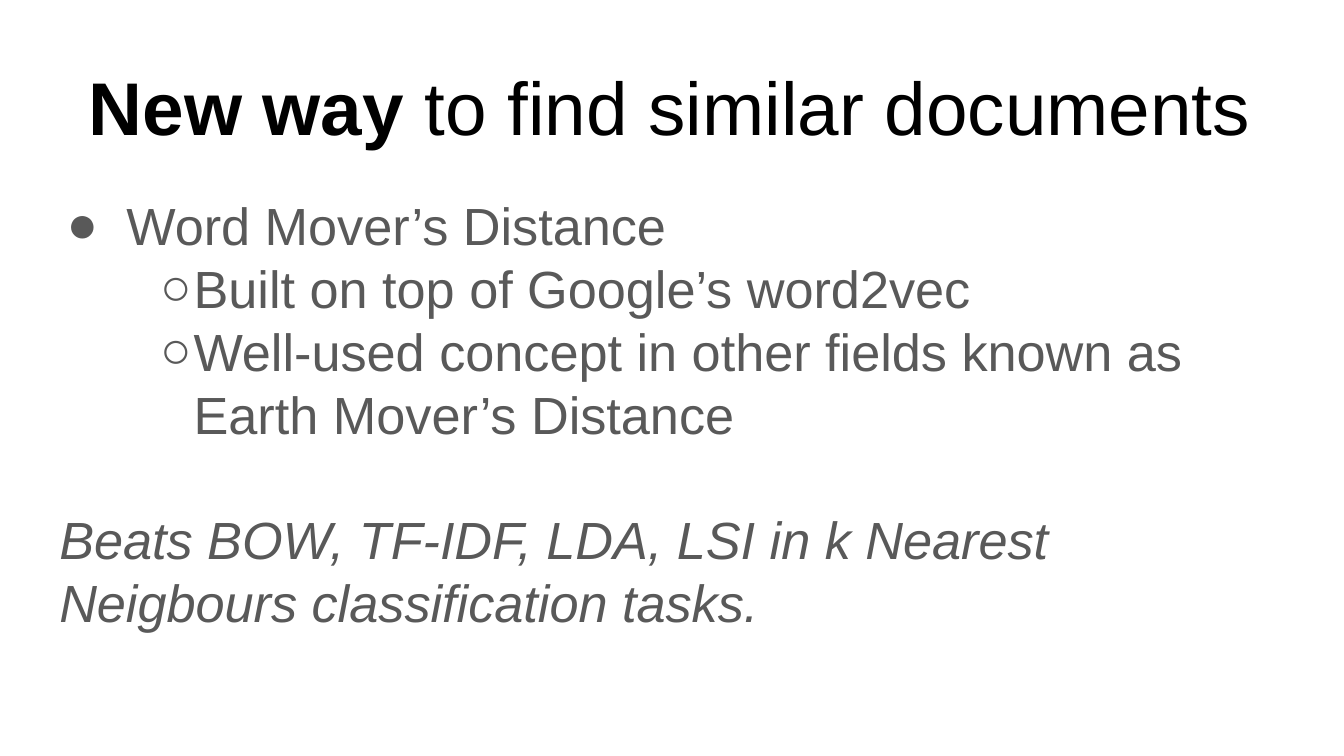
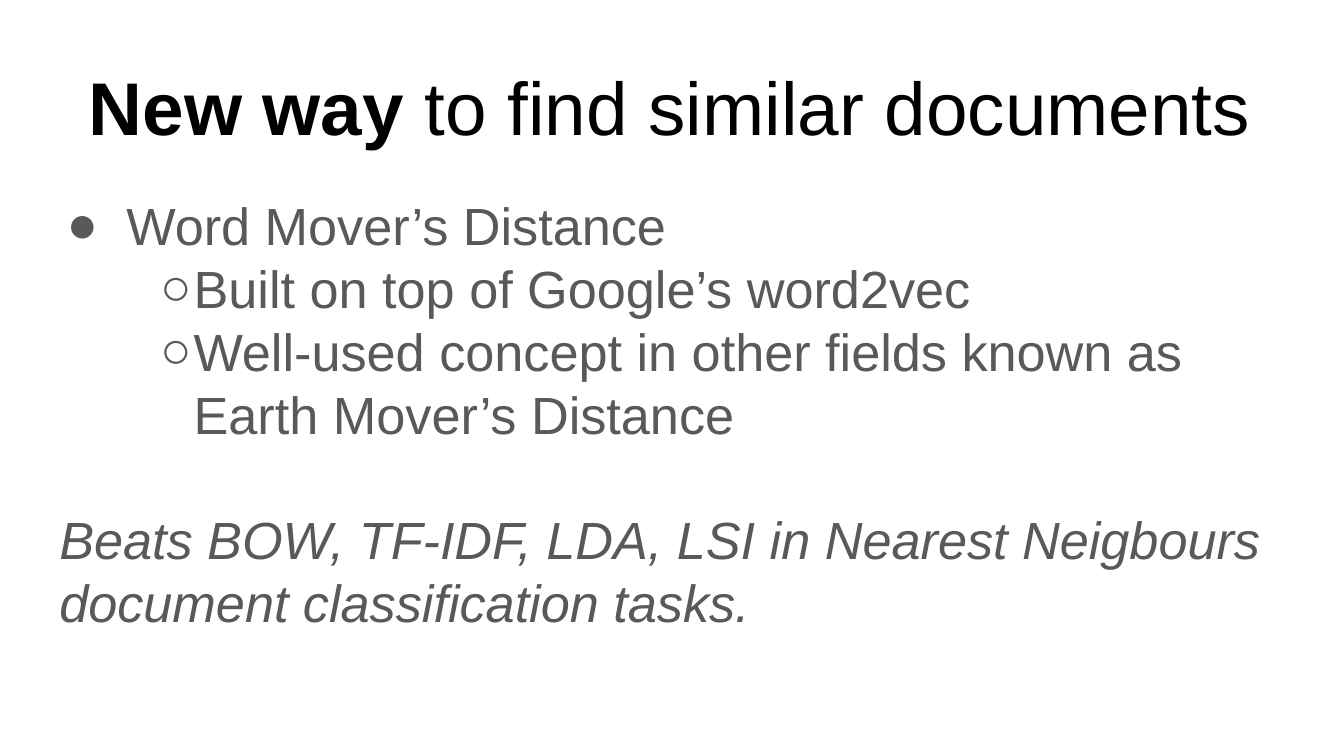
Before and after one commit to RishabGoel/pycon_india_slides, a slide deck: slide 5 of WMD_pycon_slides_2016.pptx. Drawn at 1344x756 pixels with LibreOffice and Linux fonts; fonts in the diff are those of the drawing. Boxes give left, top, right and bottom in pixels: in the first picture for what was removed or moved away, otherwise in the second. Text is boxed around its words. In the diff, an @@ line names an element or a change of style, - is before the commit and + after.

```diff
--- a/WMD_pycon_slides_2016.pptx
+++ b/WMD_pycon_slides_2016.pptx
@@ subtitle at <box>59,521,1260,623</box>: text changed @@
-Beats BOW, TF-IDF, LDA, LSI in k Nearest Neigbours classification tasks.
+Beats BOW, TF-IDF, LDA, LSI in Nearest Neigbours document classification tasks.
```
Also in this commit, not shown: 3 other slides changed.
